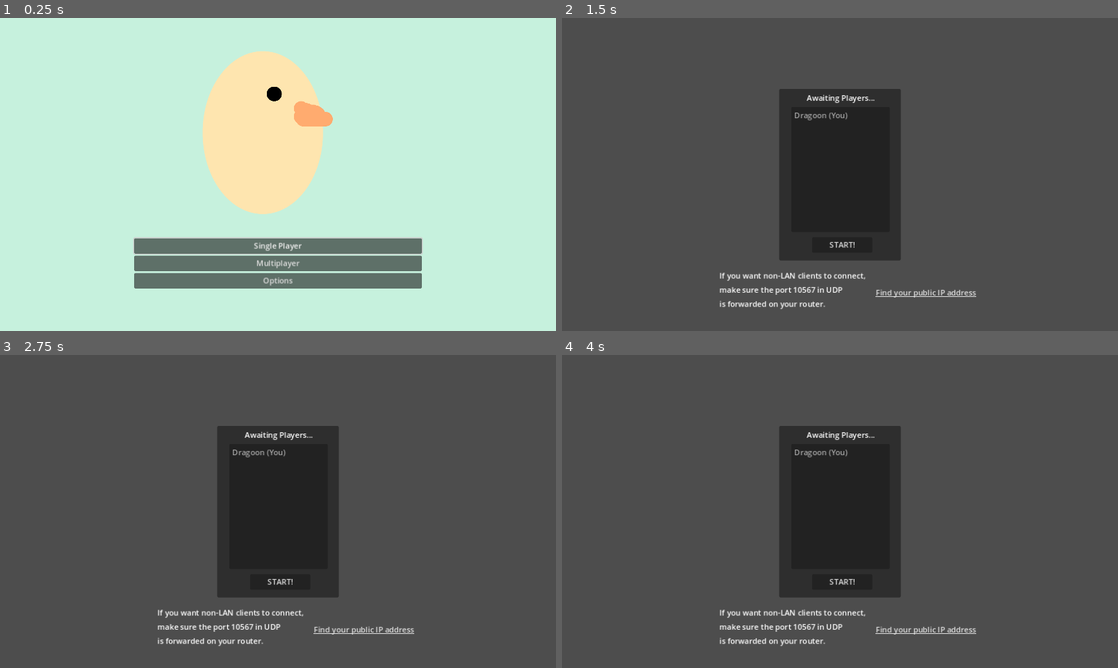
Above: before the commit, frames 1-4 (two rows, left to right).
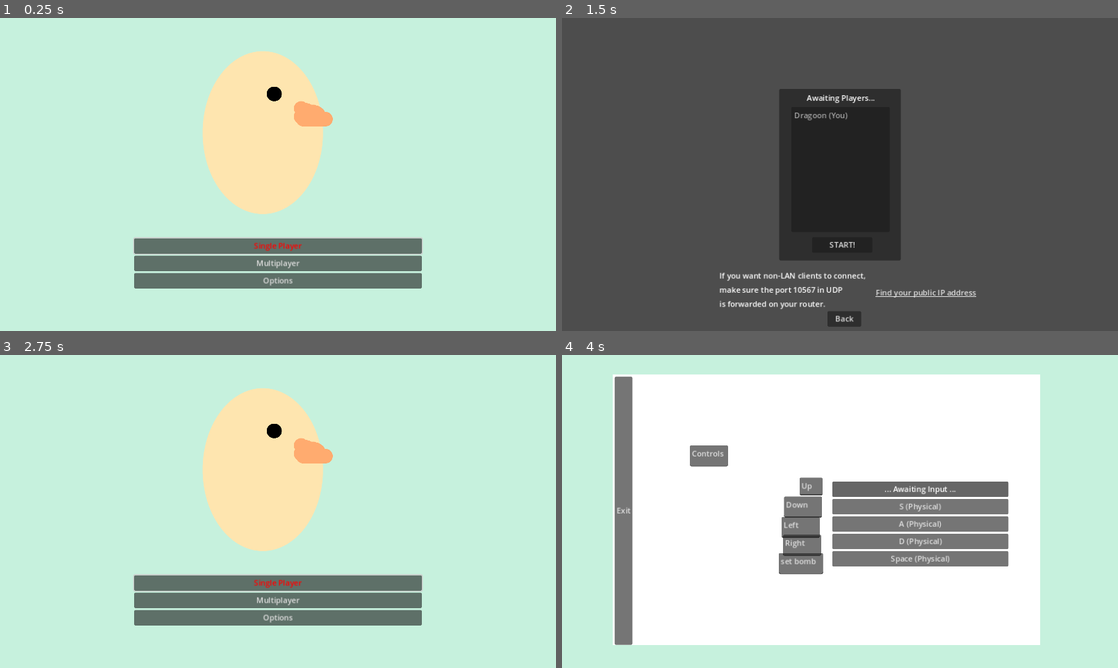
Above: after the commit, the same moments.

Repository: Dragoon-Project-Squad/bomberbird
Game: Godot game, scene res://scenes/main_menu.tscn
Two runs of this game, one before a commit and one after it. Both use one fixed random seed, a clock stepped at 60 frames per second and the inputs below. Sound files missing from this copy of the repository are replaced by a short silence.
Inputs (mouse positions are in pixels of both pictures, inside the frame that each line leads up to):
- Up to frame 1 (0.25 s): no input
- Up to frame 2 (1.5 s): click "Multiplayer" at 0.5 s; click "Host" at 1.25 s
- Up to frame 3 (2.75 s): click (283, 655) at 2 s, where only the run after the commit has a clickable "Back"
- Up to frame 4 (4 s): click (840, 617) at 2.75 s, where only the run after the commit has a clickable "Options"; click (917, 489) at 3.5 s, where only the run after the commit has a clickable "W (Physical)"

The runs differ from the first frame. In frame 1, 0.1% of the frame differs, in the area x 45-55%, y 71-75%; in frame 2, 0.3%; in frame 3, 100%, in the area x 0-100%, y 0-100%; in frame 4, 100%.

Commit message:
update UI

Diff:
--- a/scenes/lobby.tscn
+++ b/scenes/lobby.tscn
@@ -86,10 +86,10 @@
 anchor_top = 0.5
 anchor_right = 0.5
 anchor_bottom = 0.5
-offset_left = -138.5
-offset_top = -83.5
-offset_right = 138.5
-offset_bottom = 83.5
+offset_left = -138.0
+offset_top = -83.0
+offset_right = 139.0
+offset_bottom = 96.0
 grow_horizontal = 2
 grow_vertical = 2
 size_flags_horizontal = 2
@@ -168,7 +168,19 @@
 
 [node name="ErrorDialog" type="AcceptDialog" parent="."]
 
+[node name="Back" type="Button" parent="."]
+offset_left = 550.0
+offset_top = 607.0
+offset_right = 620.0
+offset_bottom = 638.0
+focus_neighbor_top = NodePath("../Multiplayer")
+focus_neighbor_bottom = NodePath("../SinglePlayer")
+theme_override_colors/font_focus_color = Color(1, 0, 0, 1)
+text = "Back
+"
+
 [connection signal="pressed" from="Players/Start" to="." method="_on_start_pressed"]
 [connection signal="pressed" from="Players/FindPublicIP" to="." method="_on_find_public_ip_pressed"]
 [connection signal="pressed" from="Connect/Host" to="." method="_on_host_pressed"]
 [connection signal="pressed" from="Connect/Join" to="." method="_on_join_pressed"]
+[connection signal="pressed" from="Back" to="." method="_on_back_pressed"]
--- a/scenes/main_menu.tscn
+++ b/scenes/main_menu.tscn
@@ -1,8 +1,12 @@
-[gd_scene load_steps=4 format=3 uid="uid://dgfv37m0j3grk"]
+[gd_scene load_steps=6 format=3 uid="uid://dgfv37m0j3grk"]
 
 [ext_resource type="Script" path="res://scripts/main_menu.gd" id="1_qmksv"]
 [ext_resource type="Texture2D" uid="uid://c4etvudqmupbf" path="res://assets/scratch/Untitled.png" id="1_xtlt4"]
 [ext_resource type="Theme" uid="uid://dbmlttmtal2do" path="res://assets/button_theme.tres" id="3_fxa86"]
+[ext_resource type="Script" path="res://scripts/ui/remap_button.gd" id="4_8riyt"]
+
+[sub_resource type="CanvasTexture" id="CanvasTexture_50xyb"]
+specular_color = Color(0.794024, 0.0460408, 0.417229, 1)
 
 [node name="MainMenu" type="Control"]
 layout_mode = 3
@@ -36,6 +40,8 @@
 focus_neighbor_top = NodePath("../Options")
 focus_neighbor_bottom = NodePath("../Multiplayer")
 theme = ExtResource("3_fxa86")
+theme_override_colors/font_hover_color = Color(0, 0, 0, 1)
+theme_override_colors/font_focus_color = Color(1, 0, 0, 1)
 toggle_mode = true
 text = "Single Player"
 
@@ -43,15 +49,114 @@
 layout_mode = 2
 focus_neighbor_top = NodePath("../SinglePlayer")
 focus_neighbor_bottom = NodePath("../Options")
+theme_override_colors/font_focus_color = Color(1, 0, 0, 1)
 text = "Multiplayer"
 
 [node name="Options" type="Button" parent="ButtonBox"]
 layout_mode = 2
 focus_neighbor_top = NodePath("../Multiplayer")
 focus_neighbor_bottom = NodePath("../SinglePlayer")
+theme_override_colors/font_focus_color = Color(1, 0, 0, 1)
 text = "Options
 "
+
+[node name="OptionsMenu" type="Node2D" parent="."]
+visible = false
+
+[node name="OptionsMenu3" type="BoxContainer" parent="OptionsMenu"]
+offset_left = 109.0
+offset_top = 45.0
+offset_right = 971.0
+offset_bottom = 600.0
+
+[node name="Sprite2D" type="Sprite2D" parent="OptionsMenu/OptionsMenu3"]
+position = Vector2(439, 275)
+scale = Vector2(884.5, 560.5)
+texture = SubResource("CanvasTexture_50xyb")
+
+[node name="Exit" type="Button" parent="OptionsMenu/OptionsMenu3"]
+layout_mode = 2
+focus_neighbor_top = NodePath("../Multiplayer")
+focus_neighbor_bottom = NodePath("../SinglePlayer")
+theme_override_colors/font_focus_color = Color(1, 0, 0, 1)
+text = "Exit
+"
+
+[node name="TextEdit" type="TextEdit" parent="OptionsMenu"]
+visible = false
+offset_left = 265.0
+offset_top = 187.0
+offset_right = 344.0
+offset_bottom = 231.0
+text = "Controls"
+
+[node name="TextEdit2" type="TextEdit" parent="OptionsMenu"]
+visible = false
+offset_left = 456.0
+offset_top = 313.0
+offset_right = 535.0
+offset_bottom = 357.0
+text = "Down"
+
+[node name="TextEdit3" type="TextEdit" parent="OptionsMenu"]
+visible = false
+offset_left = 492.0
+offset_top = 276.0
+offset_right = 540.0
+offset_bottom = 313.0
+text = "Up"
+
+[node name="TextEdit4" type="TextEdit" parent="OptionsMenu"]
+visible = false
+offset_left = 449.0
+offset_top = 355.0
+offset_right = 528.0
+offset_bottom = 399.0
+text = "Left"
+
+[node name="TextEdit5" type="TextEdit" parent="OptionsMenu"]
+visible = false
+offset_left = 447.0
+offset_top = 402.0
+offset_right = 526.0
+offset_bottom = 446.0
+text = "Right"
+
+[node name="OptionsMenu2" type="BoxContainer" parent="OptionsMenu"]
+visible = false
+offset_left = 560.0
+offset_top = 214.0
+offset_right = 925.0
+offset_bottom = 487.0
+alignment = 1
+vertical = true
+
+[node name="Up" type="Button" parent="OptionsMenu/OptionsMenu2"]
+layout_mode = 2
+text = "ed"
+script = ExtResource("4_8riyt")
+action = "move_up"
+
+[node name="Up2" type="Button" parent="OptionsMenu/OptionsMenu2"]
+layout_mode = 2
+text = "ed"
+script = ExtResource("4_8riyt")
+action = "move_down"
+
+[node name="Up3" type="Button" parent="OptionsMenu/OptionsMenu2"]
+layout_mode = 2
+text = "ed"
+script = ExtResource("4_8riyt")
+action = "move_left"
+
+[node name="Up4" type="Button" parent="OptionsMenu/OptionsMenu2"]
+layout_mode = 2
+text = "ed"
+script = ExtResource("4_8riyt")
+action = "move_right"
 
 [connection signal="pressed" from="ButtonBox/SinglePlayer" to="." method="_on_single_player_pressed"]
 [connection signal="pressed" from="ButtonBox/Multiplayer" to="." method="_on_multiplayer_pressed"]
 [connection signal="pressed" from="ButtonBox/Options" to="." method="_on_options_pressed"]
+[connection signal="pressed" from="OptionsMenu/OptionsMenu3/Exit" to="." method="_on_options_pressed"]
+[connection signal="pressed" from="OptionsMenu/OptionsMenu3/Exit" to="." method="_on_exit_pressed"]
--- /dev/null
+++ b/scenes/options.gd
@@ -0,0 +1,14 @@
+extends Control
+
+
+# Called when the node enters the scene tree for the first time.
+func _ready() -> void:
+	pass # Replace with function body.
+
+
+# Called every frame. 'delta' is the elapsed time since the previous frame.
+func _process(delta: float) -> void:
+	pass
+
+func _on_exit_pressed() -> void:
+	get_tree().change_scene_to_file("res://scenes/main_menu.tscn")
--- /dev/null
+++ b/scenes/options.tscn
@@ -0,0 +1,126 @@
+[gd_scene load_steps=5 format=3 uid="uid://drj31ll2cuftl"]
+
+[ext_resource type="Script" path="res://scenes/options.gd" id="1_a2sg5"]
+[ext_resource type="Texture2D" uid="uid://c4etvudqmupbf" path="res://assets/scratch/Untitled.png" id="2_8ty2b"]
+[ext_resource type="Script" path="res://scripts/ui/remap_button.gd" id="4_d6577"]
+
+[sub_resource type="CanvasTexture" id="CanvasTexture_50xyb"]
+specular_color = Color(0.794024, 0.0460408, 0.417229, 1)
+
+[node name="Options" type="Control"]
+layout_mode = 3
+anchors_preset = 15
+anchor_right = 1.0
+anchor_bottom = 1.0
+grow_horizontal = 2
+grow_vertical = 2
+script = ExtResource("1_a2sg5")
+
+[node name="Untitled" type="Sprite2D" parent="."]
+position = Vector2(576, 324)
+scale = Vector2(0.6, 0.6)
+texture = ExtResource("2_8ty2b")
+
+[node name="OptionsMenu" type="Node2D" parent="."]
+
+[node name="OptionsMenu3" type="BoxContainer" parent="OptionsMenu"]
+offset_left = 109.0
+offset_top = 45.0
+offset_right = 971.0
+offset_bottom = 600.0
+
+[node name="Sprite2D" type="Sprite2D" parent="OptionsMenu/OptionsMenu3"]
+position = Vector2(439, 275)
+scale = Vector2(884.5, 560.5)
+texture = SubResource("CanvasTexture_50xyb")
+
+[node name="Exit" type="Button" parent="OptionsMenu/OptionsMenu3"]
+layout_mode = 2
+focus_neighbor_top = NodePath("../Multiplayer")
+focus_neighbor_bottom = NodePath("../SinglePlayer")
+theme_override_colors/font_focus_color = Color(1, 0, 0, 1)
+text = "Exit
+"
+
+[node name="TextEdit" type="TextEdit" parent="OptionsMenu"]
+offset_left = 265.0
+offset_top = 187.0
+offset_right = 344.0
+offset_bottom = 231.0
+text = "Controls"
+
+[node name="TextEdit2" type="TextEdit" parent="OptionsMenu"]
+offset_left = 460.0
+offset_top = 293.0
+offset_right = 539.0
+offset_bottom = 337.0
+text = "Down"
+
+[node name="TextEdit3" type="TextEdit" parent="OptionsMenu"]
+offset_left = 492.0
+offset_top = 254.0
+offset_right = 540.0
+offset_bottom = 291.0
+text = "Up"
+
+[node name="TextEdit4" type="TextEdit" parent="OptionsMenu"]
+offset_left = 455.0
+offset_top = 335.0
+offset_right = 534.0
+offset_bottom = 379.0
+text = "Left"
+
+[node name="TextEdit5" type="TextEdit" parent="OptionsMenu"]
+offset_left = 458.0
+offset_top = 372.0
+offset_right = 537.0
+offset_bottom = 416.0
+text = "Right"
+
+[node name="TextEdit6" type="TextEdit" parent="OptionsMenu"]
+offset_left = 449.0
+offset_top = 410.0
+offset_right = 541.0
+offset_bottom = 454.0
+text = "set bomb"
+
+[node name="OptionsMenu2" type="BoxContainer" parent="OptionsMenu"]
+offset_left = 560.0
+offset_top = 214.0
+offset_right = 925.0
+offset_bottom = 487.0
+alignment = 1
+vertical = true
+
+[node name="Up" type="Button" parent="OptionsMenu/OptionsMenu2"]
+layout_mode = 2
+text = "ed"
+script = ExtResource("4_d6577")
+action = "move_up"
+
+[node name="Up2" type="Button" parent="OptionsMenu/OptionsMenu2"]
+layout_mode = 2
+text = "ed"
+script = ExtResource("4_d6577")
+action = "move_down"
+
+[node name="Up3" type="Button" parent="OptionsMenu/OptionsMenu2"]
+layout_mode = 2
+text = "ed"
+script = ExtResource("4_d6577")
+action = "move_left"
+
+[node name="Up4" type="Button" parent="OptionsMenu/OptionsMenu2"]
+layout_mode = 2
+text = "ed"
+script = ExtResource("4_d6577")
+action = "move_right"
+
+[node name="Up5" type="Button" parent="OptionsMenu/OptionsMenu2"]
+layout_mode = 2
+text = "ed"
+script = ExtResource("4_d6577")
+action = "set_bomb"
+
+[connection signal="pressed" from="OptionsMenu/OptionsMenu3/Exit" to="." method="_on_options_pressed"]
+[connection signal="pressed" from="OptionsMenu/OptionsMenu3/Exit" to="." method="_on_exit_pressed"]
--- a/scenes/world.tscn
+++ b/scenes/world.tscn
@@ -9,7 +9,6 @@
 [ext_resource type="AudioStream" uid="uid://kkul2topsufx" path="res://sound/fx/bombdrop.wav" id="6_men6a"]
 [ext_resource type="Script" path="res://scripts/powerup_spawner.gd" id="8_2nlye"]
 [ext_resource type="PackedScene" uid="uid://cim10emfhkf7b" path="res://scenes/pickups/explosion_boost.tscn" id="9_7eckx"]
-
 
 [sub_resource type="AudioStreamRandomizer" id="AudioStreamRandomizer_to18j"]
 
--- a/scripts/config.gd
+++ b/scripts/config.gd
@@ -5,6 +5,7 @@
 func _init() -> void:
 	var err = self.load()
 	if err == OK:
+		#load_buttons()
 		return
 
 	defaults()
@@ -13,8 +14,15 @@
 func defaults() -> void:
 	config.set_value("Player", "player_name", "Dragoon")
 	# TODO(Input)
-	#print(InputMap.action_get_events("move_down"))
+	print(InputMap.action_get_events("move_down"))
 	#config.set_value("Input", "player_name", "Steve")
+
+func set_button(button, value) -> void:
+	config.set_value("Buttons", button, value)
+
+func load_button(action, event) -> void:
+	InputMap.action_erase_events(action)
+	InputMap.action_add_event(action, event)
 
 func save():
 	config.save("user://config.cfg")
@@ -22,5 +30,15 @@
 func load():
 	return config.load("user://config.cfg")
 
+func load_buttons():
+	var actions = ["move_up", "move_down", "move_left", "move_right", "set_bomb"]
+	for action in actions:
+		load_button(action, config.get_value("Buttons", action))
+
 func get_player_name():
 	return config.get_value("Player", "player_name", "Dragoon")
+
+func set_player_name(name):
+	config.set_value("Player", "player_name", name)
+	save()
+	return
--- a/scripts/lobby.gd
+++ b/scripts/lobby.gd
@@ -22,6 +22,7 @@
 	$Connect/ErrorLabel.text = ""
 
 	var player_name = $Connect/Name.text
+	globals.config.set_player_name(player_name)
 	gamestate.host_game(player_name)
 	refresh_lobby()
 
@@ -41,6 +42,7 @@
 	$Connect/Join.disabled = true
 
 	var player_name = $Connect/Name.text
+	globals.config.set_player_name(player_name)
 	gamestate.join_game(ip, player_name)
 
 
@@ -87,3 +89,6 @@
 
 func _on_find_public_ip_pressed():
 	OS.shell_open("https://icanhazip.com/")
+
+func _on_back_pressed() -> void:
+	get_tree().change_scene_to_file("res://scenes/main_menu.tscn")
--- a/scripts/main_menu.gd
+++ b/scripts/main_menu.gd
@@ -5,7 +5,7 @@
 	$ButtonBox/SinglePlayer.grab_focus()
 
 func _on_single_player_pressed() -> void:
-	pass # Replace with function body.
+	get_tree().change_scene_to_file("res://scenes/battlegrounds.tscn")
 
 
 func _on_multiplayer_pressed() -> void:
@@ -13,4 +13,4 @@
 
 
 func _on_options_pressed() -> void:
-	pass # Replace with function body.
+	get_tree().change_scene_to_file("res://scenes/options.tscn")
--- /dev/null
+++ b/scripts/ui/remap_button.gd
@@ -0,0 +1,37 @@
+extends Button
+class_name RemapButton
+
+signal action_remapped(action, event)
+
+@export var action: String
+
+func _init():
+	toggle_mode = true
+	theme_type_variation = "RemapButton"
+
+
+func _ready():
+	set_process_unhandled_input(false)
+	update_key_text()
+
+
+func _toggled(button_pressed):
+	set_process_unhandled_input(button_pressed)
+	if button_pressed:
+		text = "... Awaiting Input ..."
+		release_focus()
+	else:
+		update_key_text()
+		grab_focus()
+
+
+func _unhandled_input(event):
+	if event.pressed:
+		InputMap.action_erase_events(action)
+		InputMap.action_add_event(action, event)
+		button_pressed = false
+		action_remapped.emit(action, event)
+		#globals.add_button(action, event)
+
+func update_key_text():
+	text = "%s" % InputMap.action_get_events(action)[0].as_text()
